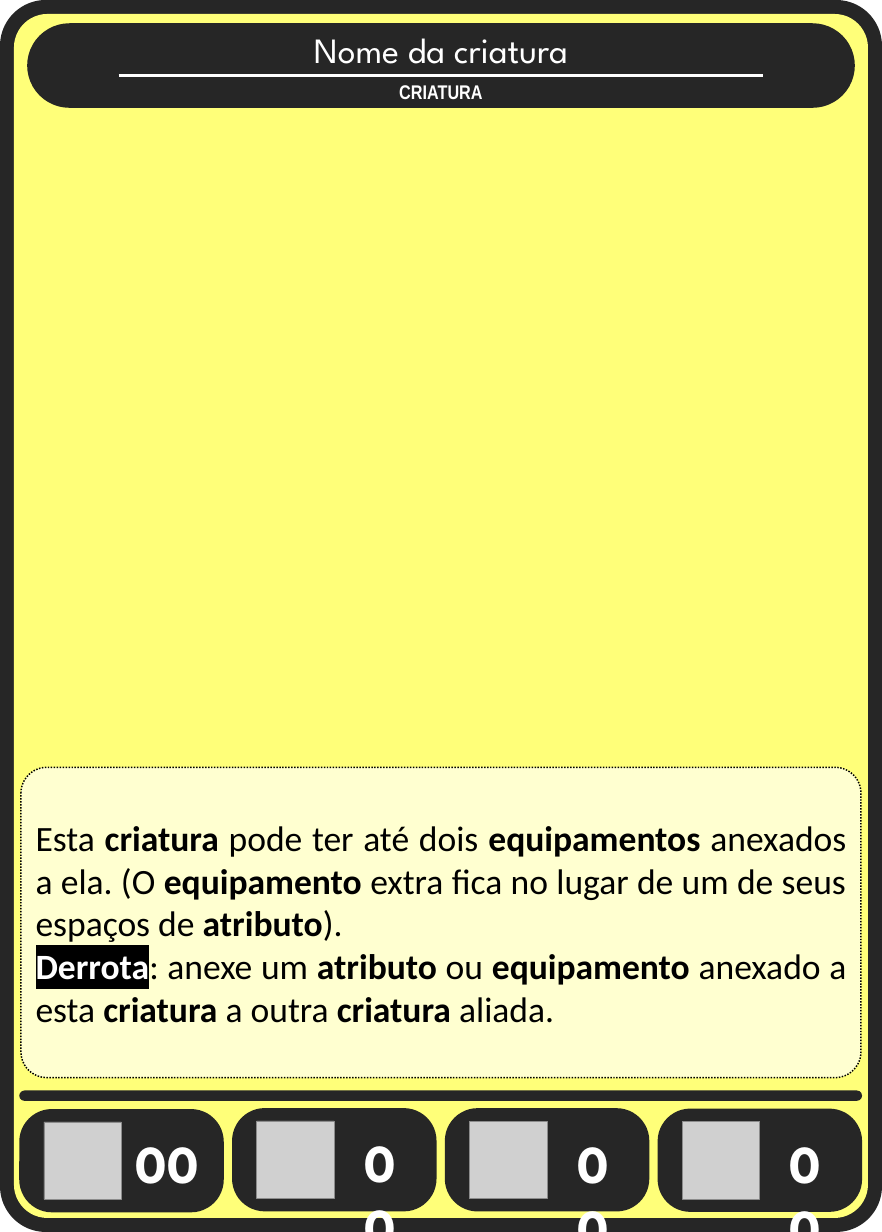
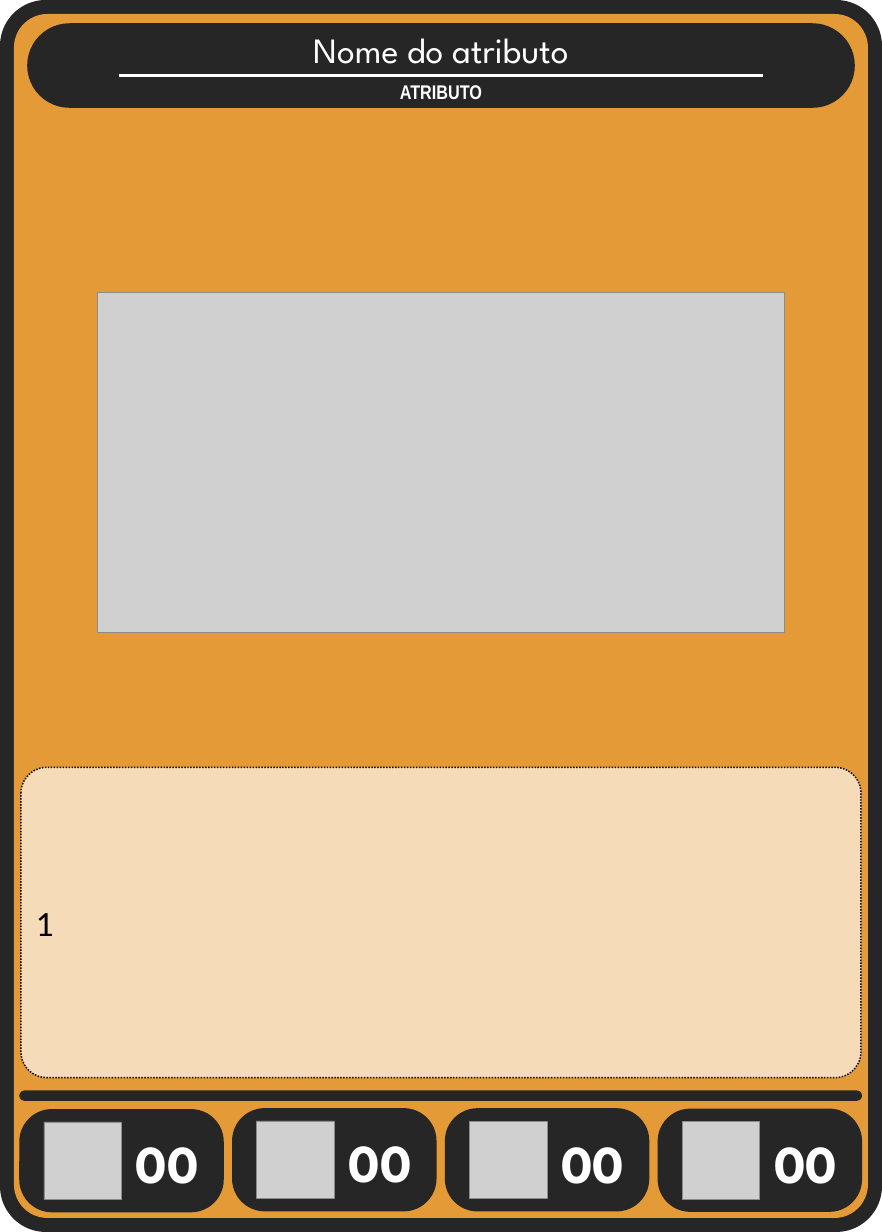
Before and after one commit to Aleyxom/Minimalist-Card-Game, a slide deck: slide 2 of designs/novo design.pptx (slide 1 before the commit). Drawn at 882x1232 pixels with LibreOffice and Linux fonts; fonts in the diff are those of the drawing; grey boxes stand for pictures. Boxes give left, top, right and bottom in pixels: in the first picture for what was removed or moved away, otherwise in the second. Text is boxed around its words. In the diff, an @@ line names an element or a change of style, - is before the commit and + after.

```diff
--- a/designs/novo design.pptx
+++ b/designs/novo design.pptx
@@ rounded rectangle at <box>14,14,868,1218</box>: fill #FFFF79 to #E49A36 @@
@@ text at <box>313,38,568,75</box>: text changed @@
-Nome da criatura
+Nome do atributo
@@ text at <box>400,85,482,99</box>: text changed @@
-CRIATURA
+ATRIBUTO
@@ picture added at <box>97,293,785,632</box> @@
@@ text in rounded rectangle at <box>36,913,54,936</box>: text changed @@
-Esta criatura pode ter até dois equipamentos anexados a ela. (O equipamento extra fica no lugar de um de seus espaços de atributo).
-Derrota: anexe um atributo ou equipamento anexado a esta criatura a outra criatura aliada.
+1
@@ 3 texts: place and size @@
-3 texts at <box>342,1126,844,1196</box>
+3 texts at <box>349,1146,837,1184</box>
```
Also in this commit, not shown: 3 slides added, 7 other files.
